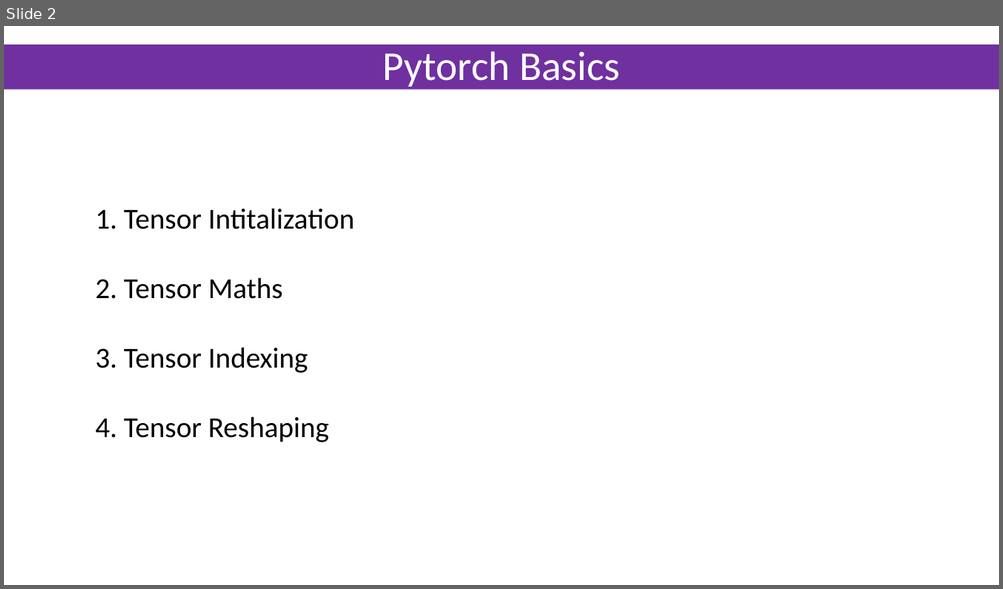
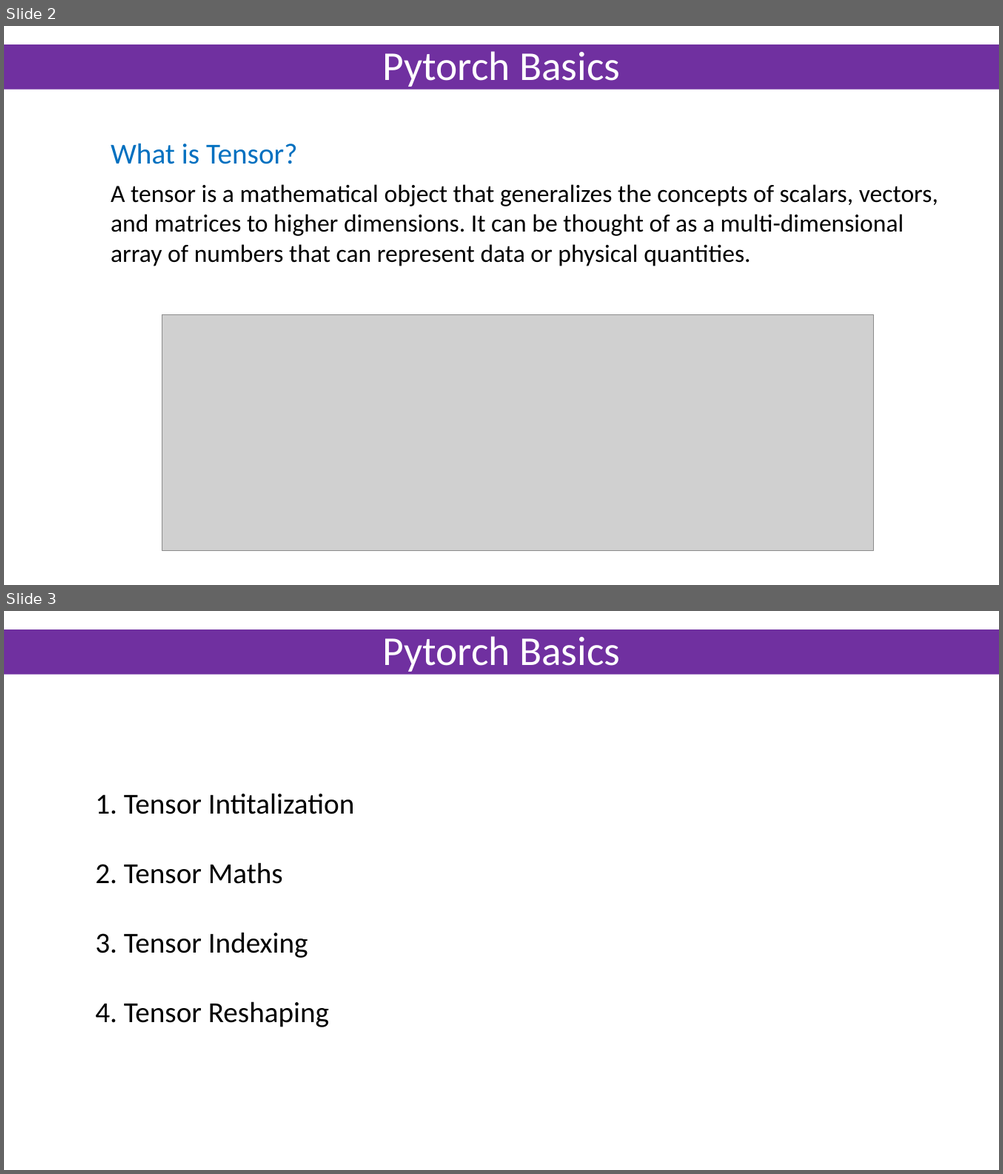
Before and after one commit to Maithili-Badhan/Winter-School-2025-IITG, a slide deck: Day1/intro2pytorch/intro2pytorch.pptx. Shown one above the other, each under a label of ours: slide 2 before the commit, slides 2 and 3 after it. The pictures are 1003x589 and 1003x1174 pixels, drawn with LibreOffice and Linux fonts; fonts in the diff are those of the drawing; grey boxes stand for pictures. Boxes give left, top, right and bottom in pixels: in the first picture for what was removed or moved away, otherwise in the second. Text is boxed around its words. In the diff, an @@ line names an element or a change of style, - is before the commit and + after.

```diff
--- a/Day1/intro2pytorch/intro2pytorch.pptx
+++ b/Day1/intro2pytorch/intro2pytorch.pptx
@@ slide 2 added at (4, 26, 999, 585), background #FFFFFF @@
@@ title added at (4, 44, 999, 90), fill #7030A0, 39.6 pt, text #FFFFFF @@
+Pytorch Basics
@@ text added at (111, 143, 297, 164), 28 pt, text #0070C0 @@
+What is Tensor?
@@ text added at (111, 184, 938, 266), 24 pt, text #000000 @@
+A tensor is a mathematical object that generalizes the concepts of scalars, vectors, and matrices to higher dimensions. It can be thought of as a multi-dimensional array of numbers that can represent data or physical quantities.
@@ picture added at (162, 315, 874, 551) @@
@@ what was slide 2 is now slide 3 @@
```
Also in this commit, not shown: 1 slide changed.
